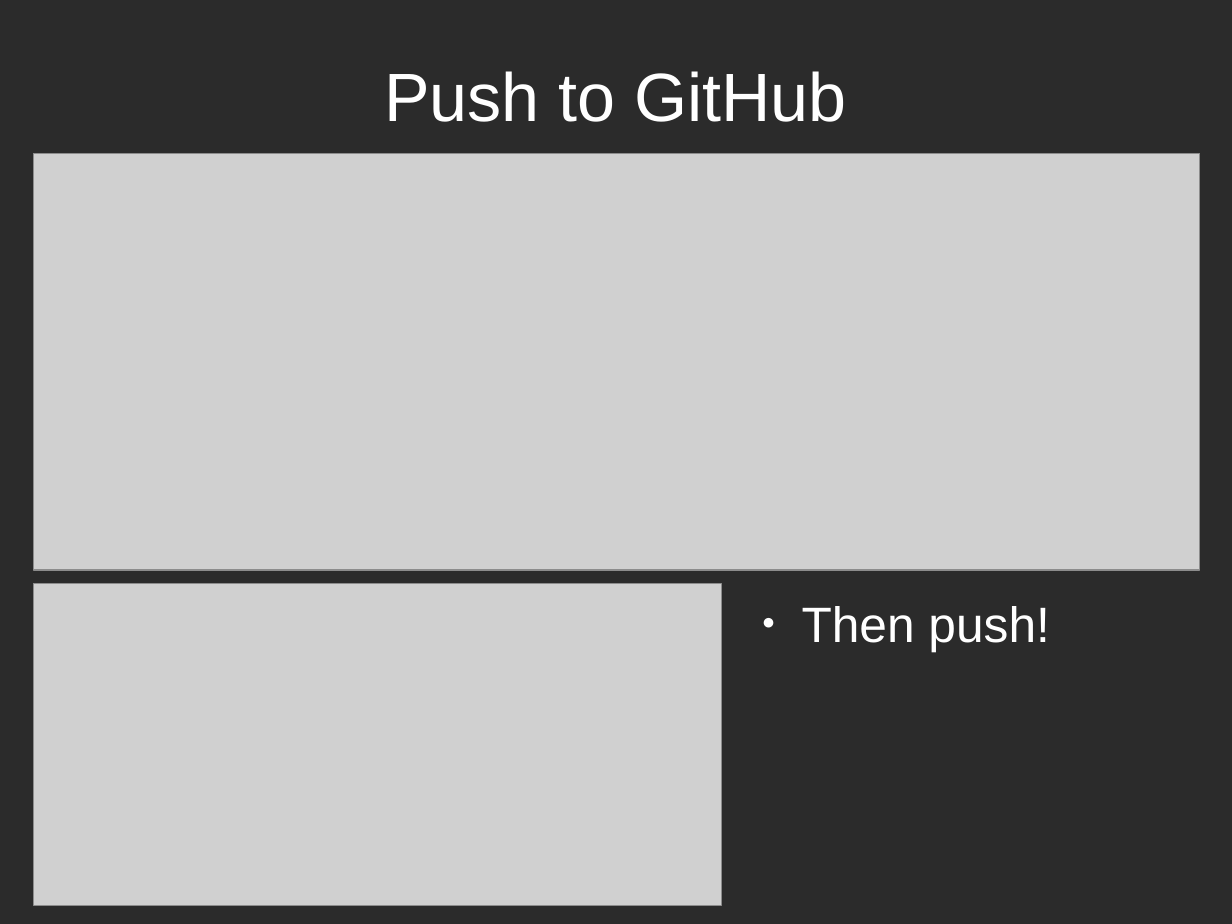
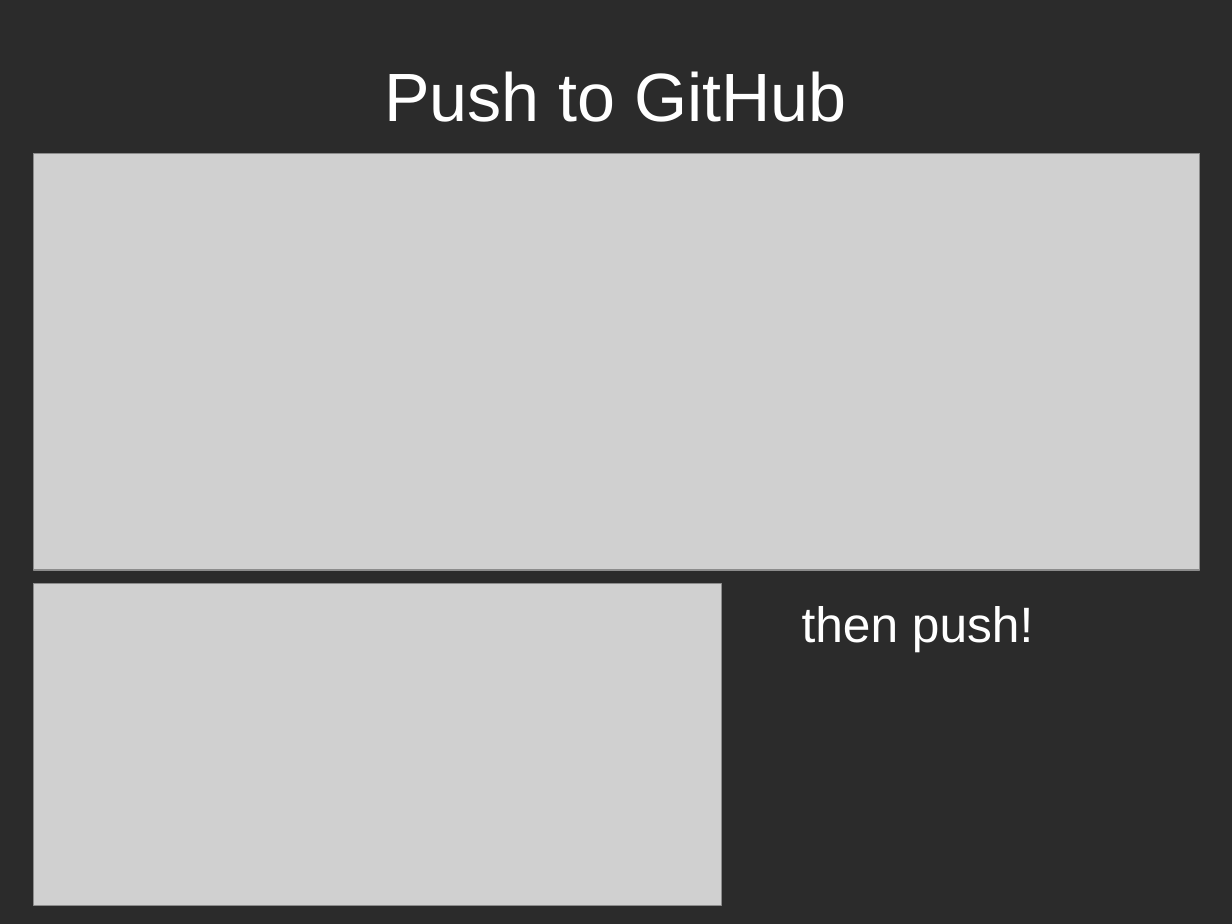
Before and after one commit to richelbilderbeek/PresentationsAboutR, a slide deck: slide 21 of ProfessionalRdevelopment/ProfessionalRDevelopment.odp. Drawn at 1232x924 pixels with LibreOffice and Linux fonts; fonts in the diff are those of the drawing; grey boxes stand for pictures; background and template pictures are left out; a plain dark background stands for a picture behind light text. Boxes give left, top, right and bottom in pixels: in the first picture for what was removed or moved away, otherwise in the second. Text is boxed around its words. In the diff, an @@ line names an element or a change of style, - is before the commit and + after.

```diff
--- a/ProfessionalRdevelopment/ProfessionalRDevelopment.odp
+++ b/ProfessionalRdevelopment/ProfessionalRDevelopment.odp
@@ text at [802,606,1033,651]: text changed @@
-● Then push!
+then push!
```
Also in this commit, not shown: 5 other slides changed, 2 slides added, 1 other file.
